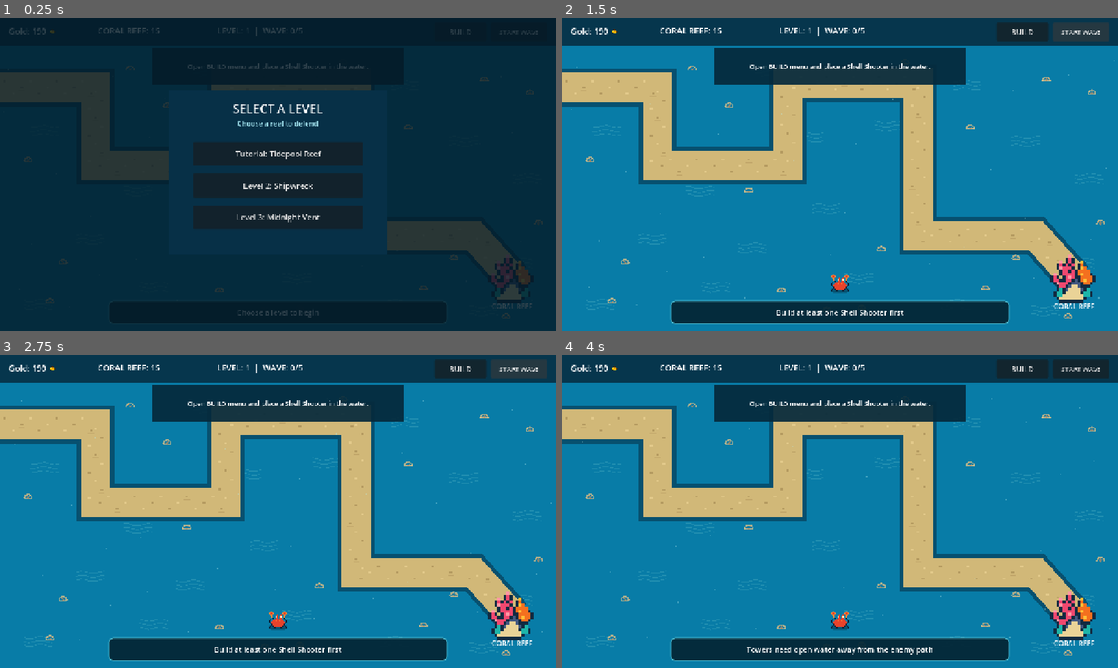
Above: before the commit, frames 1-4 (two rows, left to right).
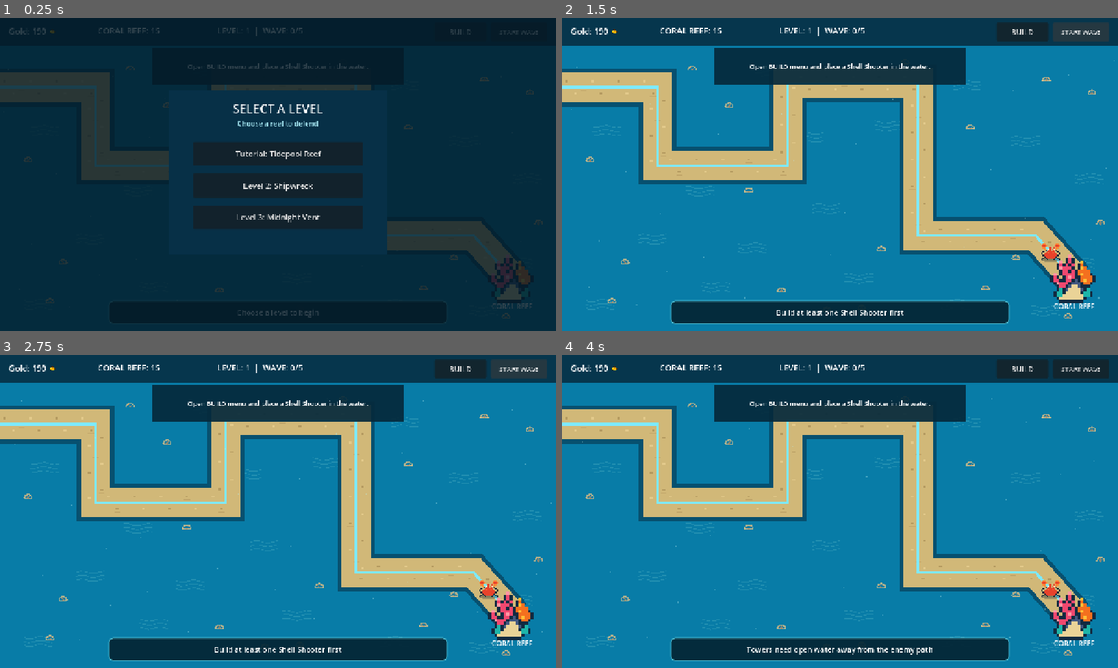
Above: after the commit, the same moments.

Repository: RyanHuard/gamedev
Game: Godot game, scene res://main.tscn
Same seed, same stepped clock (60 frames per second), same inputs: the game is played once before the commit and once after it.
Inputs (mouse positions are in pixels of both pictures, inside the frame that each line leads up to):
- Up to frame 1 (0.25 s): no input
- Up to frame 2 (1.5 s): click "Tutorial: Tidepool Reef" at 0.5 s; click "START WAVE" at 1.25 s
- Up to frame 3 (2.75 s): click "START WAVE" at 2 s
- Up to frame 4 (4 s): click "BUILD" at 2.75 s; click (1040, 411) at 3.52 s

The runs differ from the first frame. In frame 1, less than 0.1% of the frame differs, in the area x 3-90%, y 22-78%; in frame 2, 1.2%, in the area x 0-90%, y 21-88%; in frame 3, 1.2%; in frame 4, 1.2%.

Commit message:
Confined crab to the track only and allow the shipwreck to be used as a bridge and made it easier to see what is being mounted.

Diff:
--- a/project1/scripts/main.gd
+++ b/project1/scripts/main.gd
@@ -20,9 +20,10 @@
 const PROGRESS_SAVE_PATH := "user://reefguard_progress.cfg"
 const TESTING_UNLOCK_ALL_LEVELS := true
 const TOP_BAR_HEIGHT := 64.0
+const CRAB_TRACK_HALF_WIDTH := 28.0
 const OUTER_REEF_POSITION := Vector2(1180, 600)
 const MIDNIGHT_REEF_POSITION := Vector2(640, 385)
-const SHIPWRECK_RECT := Rect2(600, 345, 150, 58)
+const SHIPWRECK_RECT := Rect2(490, 265, 60, 190)
 const LEVEL_THREE_VENTS := [Vector2(315, 505), Vector2(685, 160), Vector2(970, 350)]
 const FLOOR_RIPPLE_ORIGINS := [Vector2(55, 650), Vector2(70, 250), Vector2(160, 135), Vector2(175, 500), Vector2(285, 3 …(293 unchanged characters)…
 const FLOOR_SHELLS := [Vector2(65, 330), Vector2(115, 655), Vector2(145, 565), Vector2(205, 215), Vector2(300, 120), Ve …(287 unchanged characters)…
@@ -45,6 +46,9 @@
 		Vector2(820, 440), Vector2(1040, 440), Vector2(1180, 600)
 	])
 ]
+var shipwreck_bridge_path := PackedVector2Array([
+	Vector2(520, 280), Vector2(520, 440)
+])
 var level_three_paths: Array[PackedVector2Array] = [
 	PackedVector2Array([
 		Vector2(-40, 360), Vector2(190, 360), Vector2(190, 220),
@@ -149,7 +153,8 @@
 	draw_rect(Rect2(0, 0, 1280, 720), ocean_color)
 	draw_floor_ripples_and_shells()
 	var preview_routes: Array[int] = []
-	if current_level == 3 and not wave_active and wave_index < waves.size():
+	# Before every wave, bright current lines preview each route that will be used.
+	if not wave_active and wave_index < waves.size():
 		for group in waves[wave_index]:
 			var route_index := int(group.get("route", 0))
 			if not preview_routes.has(route_index): preview_routes.append(route_index)
@@ -161,11 +166,19 @@
 		if preview_routes.has(route_index):
 			draw_polyline(route, Color("#7deaff"), 6.0, false)
 	if current_level == 2:
-		# Simple shipwreck obstacle separating the two currents.
-		draw_rect(SHIPWRECK_RECT, Color("#422f2a"))
-		draw_rect(Rect2(SHIPWRECK_RECT.position + Vector2(10, 9), Vector2(126, 34)), Color("#80563e"))
-		draw_line(Vector2(672, 345), Vector2(672, 306), Color("#3a2927"), 7.0)
-		draw_polygon(PackedVector2Array([Vector2(675, 310), Vector2(722, 327), Vector2(675, 327)]), PackedColorArray([Color("#b68a58")]))
+		# The grounded wreck bridges the upper and lower currents for the crab.
+		var wreck_hull := PackedVector2Array([
+			Vector2(499, 275), Vector2(541, 275), Vector2(550, 435),
+			Vector2(520, 454), Vector2(490, 435)
+		])
+		draw_colored_polygon(wreck_hull, Color("#4a3028"))
+		draw_rect(Rect2(500, 280, 40, 158), Color("#8c6142"))
+		for plank_y in range(290, 438, 20):
+			draw_line(Vector2(500, plank_y), Vector2(540, plank_y), Color("#c0905b"), 3.0)
+		draw_line(Vector2(508, 278), Vector2(508, 440), Color("#442c27"), 4.0)
+		draw_line(Vector2(532, 278), Vector2(532, 440), Color("#442c27"), 4.0)
+		draw_line(Vector2(520, 332), Vector2(565, 332), Color("#3a2927"), 6.0)
+		draw_polygon(PackedVector2Array([Vector2(564, 335), Vector2(564, 292), Vector2(594, 327)]), PackedColorArray([Color("#b68a58")]))
 	elif current_level == 3:
 		for vent in LEVEL_THREE_VENTS:
 			draw_circle(vent, 43.0, Color("#14243b"))
@@ -704,7 +717,7 @@
 	if current_level == 1:
 		match type:
 			"shell":
-				if wave_index == 0: set_tutorial_message("Move with WASD. Stand near any tower and press E to operate it.")
+				if wave_index == 0: set_tutorial_message("The blue line previews the enemy route. Move with WASD along the track. Stand near a highlighted tower and press E to operate it.")
 			"seaweed": set_tutorial_message("Seaweed slows and wraps enemies. Shell and Urchin attacks deal +40% to wrapped targets. Start Wave 2.")
 			"urchin": set_tutorial_message("Urchins damage groups and counter Plankton and armored Stingrays. Start Wave 3.")
 	play_tone(510.0, 0.1, 0.12)
@@ -774,11 +787,12 @@
 func sell_selected() -> void:
 	if not is_instance_valid(selected_tower): return
 	upgrade_menu.visible = false
-	if is_instance_valid(crab_operator) and crab_operator.operated_tower == selected_tower:
+	var tower_to_sell := selected_tower
+	if is_instance_valid(crab_operator) and crab_operator.operated_tower == tower_to_sell:
 		crab_operator.release_tower()
-	gold += selected_tower.get_refund()
-	towers.erase(selected_tower)
-	selected_tower.queue_free()
+	gold += tower_to_sell.get_refund()
+	towers.erase(tower_to_sell)
+	tower_to_sell.queue_free()
 	selected_tower = null
 	update_hud()
 	queue_redraw()
@@ -789,7 +803,7 @@
 		show_status("Build at least one Shell Shooter first", 2.5)
 		return
 	if current_level == 1 and wave_index == 0 and (not is_instance_valid(crab_operator) or not crab_operator.is_operating()):
-		set_tutorial_message("Move with WASD. Stand near any tower and press E to operate it.")
+		set_tutorial_message("The blue line previews the enemy route. Move with WASD along the track. Stand near a highlighted tower and press E to operate it.")
 		return
 	if current_level == 1:
 		if wave_index == 3 and not tutorial_upgrade_done:
@@ -942,6 +956,41 @@
 			nearest = tower
 			nearest_distance = distance
 	return nearest
+
+func get_nearest_track_point(point: Vector2) -> Vector2:
+	var nearest_point := coral_reef_position
+	var nearest_distance := INF
+	for route in active_paths:
+		for i in range(route.size() - 1):
+			var candidate := Geometry2D.get_closest_point_to_segment(point, route[i], route[i + 1])
+			var distance := point.distance_squared_to(candidate)
+			if distance < nearest_distance:
+				nearest_distance = distance
+				nearest_point = candidate
+	if current_level == 2:
+		for i in range(shipwreck_bridge_path.size() - 1):
+			var candidate := Geometry2D.get_closest_point_to_segment(point, shipwreck_bridge_path[i], shipwreck_bridge_path[i + 1])
+			var distance := point.distance_squared_to(candidate)
+			if distance < nearest_distance:
+				nearest_distance = distance
+				nearest_point = candidate
+	return nearest_point
+
+func constrain_crab_to_track(point: Vector2) -> Vector2:
+	var nearest := get_nearest_track_point(point)
+	var offset := point - nearest
+	if offset.length() <= CRAB_TRACK_HALF_WIDTH:
+		return point
+	return nearest + offset.normalized() * CRAB_TRACK_HALF_WIDTH
+
+func is_operator_reachable(point: Vector2) -> bool:
+	return point.distance_to(get_nearest_track_point(point)) <= CRAB_TRACK_HALF_WIDTH + CrabOperatorScript.OPERATE_RADIUS
+
+func get_crab_spawn_position() -> Vector2:
+	if active_paths.is_empty() or active_paths[0].size() < 2:
+		return coral_reef_position
+	var route := active_paths[0]
+	return route[route.size() - 1].move_toward(route[route.size() - 2], 82.0)
 
 func get_enemies_near(origin: Vector2, radius: float) -> Array[Node2D]:
 	var result: Array[Node2D] = []
@@ -1042,7 +1091,7 @@
 	if current_level == 3:
 		show_status("The first attack comes from the west current", 6.0)
 	elif current_level == 2:
-		show_status("Enemies approach along two separate routes", 6.0)
+		show_status("Blue lines preview both enemy routes  •  Build defenses, then press Space", 6.0)
 	else:
 		set_tutorial_message("Open BUILD menu and place a Shell Shooter in the water.")
 		clear_status()
@@ -1051,7 +1100,7 @@
 	crab_operator = CrabOperatorScript.new()
 	crab_operator.add_to_group("level_transient")
 	add_child(crab_operator)
-	crab_operator.setup(self, Vector2(640, 610))
+	crab_operator.setup(self, get_crab_spawn_position())
 
 func update_hud() -> void:
 	if not gold_label: return
--- a/project1/scripts/td_crab_operator.gd
+++ b/project1/scripts/td_crab_operator.gd
@@ -4,7 +4,7 @@
 const CrabWalkATexture = preload("res://assets/player/crab_operator_walk_a.png")
 const CrabWalkBTexture = preload("res://assets/player/crab_operator_walk_b.png")
 const MOVE_SPEED := 185.0
-const OPERATE_RADIUS := 76.0
+const OPERATE_RADIUS := 120.0
 
 var game: Node2D
 var operated_tower: Node2D
@@ -12,6 +12,8 @@
 var interaction_latched := false
 var movement_active := false
 var last_move_direction := Vector2.DOWN
+var mount_track_position := Vector2.ZERO
+var mount_candidate: Node2D
 
 func setup(game_node: Node2D, start_position: Vector2) -> void:
 	game = game_node
@@ -24,12 +26,14 @@
 	animation_time += delta
 	if not is_instance_valid(game) or game.game_over or game.level_select_menu.visible:
 		movement_active = false
+		set_mount_candidate(null)
 		queue_redraw()
 		return
 	if is_instance_valid(operated_tower):
 		# The crab is physically mounted and cannot walk until the player dismounts.
 		movement_active = false
 		position = operated_tower.position
+		set_mount_candidate(null)
 	else:
 		var direction := Vector2(
 			float(Input.is_key_pressed(KEY_D) or Input.is_key_pressed(KEY_RIGHT)) - float(Input.is_key_pressed(KEY_A) or Input.is_key_pressed(KEY_LEFT)),
@@ -38,9 +42,11 @@
 		movement_active = direction.length_squared() > 0.0
 		if direction.length_squared() > 0.0:
 			last_move_direction = direction.normalized()
-			position += last_move_direction * MOVE_SPEED * delta
-			position.x = clampf(position.x, 24.0, 1256.0)
-			position.y = clampf(position.y, 82.0, 696.0)
+			var desired_position := position + last_move_direction * MOVE_SPEED * delta
+			desired_position.x = clampf(desired_position.x, 24.0, 1256.0)
+			desired_position.y = clampf(desired_position.y, 82.0, 696.0)
+			position = game.constrain_crab_to_track(desired_position)
+		set_mount_candidate(find_mount_candidate())
 	var pressing_interact := Input.is_key_pressed(KEY_E)
 	if pressing_interact and not interaction_latched:
 		toggle_operation()
@@ -52,13 +58,16 @@
 		release_tower()
 		game.show_status("Dismounted  •  Move to another tower and press E", 2.2)
 		return
-	var nearest: Node2D = game.get_nearest_tower(position, OPERATE_RADIUS)
+	var nearest: Node2D = find_mount_candidate()
 	if not is_instance_valid(nearest):
-		game.show_status("Move closer to a tower, then press E", 2.0)
+		var nearby: Node2D = game.get_nearest_tower(position, OPERATE_RADIUS)
+		if is_instance_valid(nearby):
+			game.show_status("That tower is recharging  •  Mount another tower", 2.2)
+		else:
+			game.show_status("Move closer to a tower, then press E", 2.0)
 		return
-	if not nearest.can_be_operated():
-		game.show_status("That tower is recharging  •  Mount another tower", 2.2)
-		return
+	mount_track_position = game.constrain_crab_to_track(position)
+	set_mount_candidate(null)
 	operated_tower = nearest
 	position = operated_tower.position
 	operated_tower.set_operated(true)
@@ -68,10 +77,35 @@
 		game.show_status("Mounted %s  •  Click an enemy to fire" % operated_tower.get_tower_info(operated_tower.tower_type).name, 3.2)
 	queue_redraw()
 
+func find_mount_candidate() -> Node2D:
+	var nearest: Node2D
+	var nearest_distance := OPERATE_RADIUS
+	for tower in game.towers:
+		if not is_instance_valid(tower) or not tower.can_be_operated():
+			continue
+		var distance := position.distance_to(tower.position)
+		if distance <= nearest_distance:
+			nearest = tower
+			nearest_distance = distance
+	return nearest
+
+func set_mount_candidate(tower: Node2D) -> void:
+	if mount_candidate == tower:
+		return
+	if is_instance_valid(mount_candidate):
+		mount_candidate.set_mount_candidate(false)
+	mount_candidate = tower
+	if is_instance_valid(mount_candidate):
+		mount_candidate.set_mount_candidate(true)
+
 func release_tower() -> void:
+	var released_tower := operated_tower
 	if is_instance_valid(operated_tower):
 		operated_tower.set_operated(false)
 	operated_tower = null
+	position = mount_track_position
+	if is_instance_valid(game) and game.selected_tower == released_tower:
+		game.set_selected_tower(null)
 	queue_redraw()
 
 func exhaust_tower(tower: Node2D) -> void:
@@ -107,7 +141,7 @@
 		draw_texture_rect(walking_texture, Rect2(Vector2(-24 + scuttle, -24), Vector2(48, 48)), false)
 	var nearest: Node2D
 	if is_instance_valid(game) and not is_instance_valid(operated_tower):
-		nearest = game.get_nearest_tower(position, OPERATE_RADIUS)
+		nearest = mount_candidate
 	if is_instance_valid(nearest):
 		draw_string(ThemeDB.fallback_font, Vector2(-42, -32), "E: OPERATE", HORIZONTAL_ALIGNMENT_CENTER, 84, 12, Color("#fff0a8"))
 	elif is_instance_valid(operated_tower):
--- a/project1/scripts/td_tower.gd
+++ b/project1/scripts/td_tower.gd
@@ -16,6 +16,7 @@
 var reload_duration := 0.0
 var selected := false
 var operated := false
+var is_mount_candidate := false
 var operator_shots_remaining := MAX_OPERATOR_SHOTS
 var operator_recharge_clock := 0.0
 var total_spent := 0
@@ -55,6 +56,8 @@
 
 func _process(delta: float) -> void:
 	cooldown = maxf(0.0, cooldown - delta)
+	if is_mount_candidate:
+		queue_redraw()
 	if operated:
 		queue_redraw()
 	elif operator_shots_remaining < MAX_OPERATOR_SHOTS:
@@ -118,6 +121,10 @@
 		reload_duration = maxf(cooldown, 0.15)
 	queue_redraw()
 
+func set_mount_candidate(value: bool) -> void:
+	is_mount_candidate = value
+	queue_redraw()
+
 func can_be_operated() -> bool:
 	return operator_shots_remaining > 0
 
@@ -150,6 +157,12 @@
 	return result * 1.08 if operated else result
 
 func _draw() -> void:
+	if is_mount_candidate and not operated:
+		var pulse := 0.65 + sin(Time.get_ticks_msec() * 0.008) * 0.20
+		var candidate_color := Color(0.56, 0.98, 0.84, pulse)
+		draw_circle(Vector2.ZERO, 39.0, Color(0.22, 0.85, 0.68, 0.10))
+		draw_arc(Vector2.ZERO, 39.0, 0, TAU, 32, candidate_color, 3.0)
+		draw_colored_polygon(PackedVector2Array([Vector2(-7, -48), Vector2(7, -48), Vector2(0, -39)]), candidate_color)
 	if selected or operated:
 		var radius: float = get_effective_range()
 		var range_color := Color(1.0, 0.78, 0.22, 0.13) if operated else Color(1, 1, 1, 0.08)
